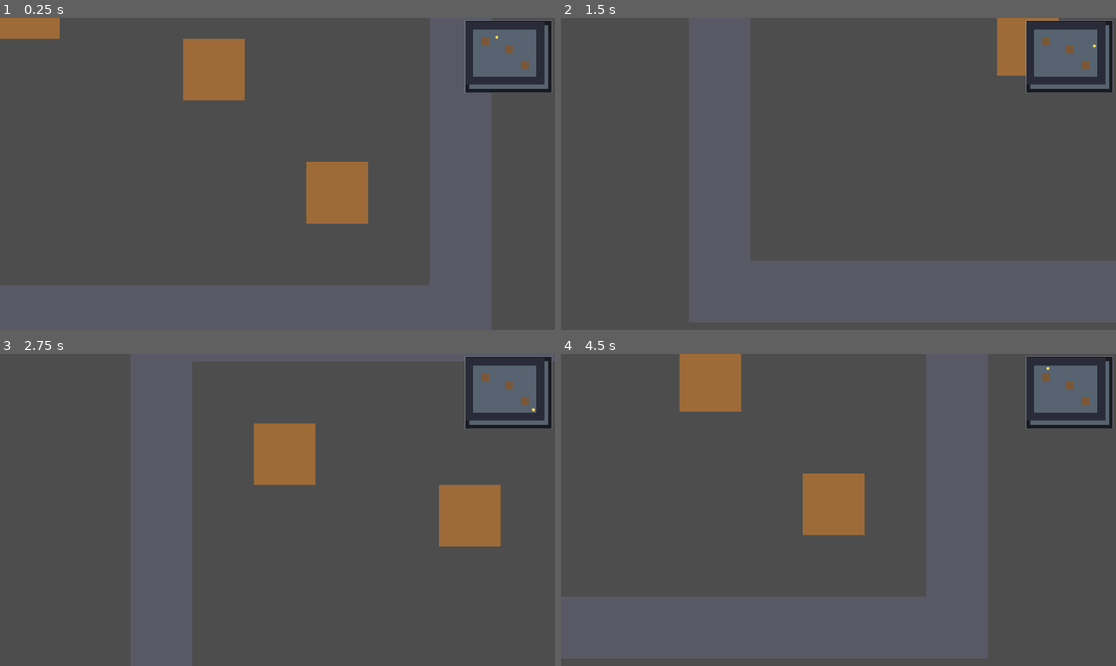
Above: before the commit, frames 1-4 (two rows, left to right).
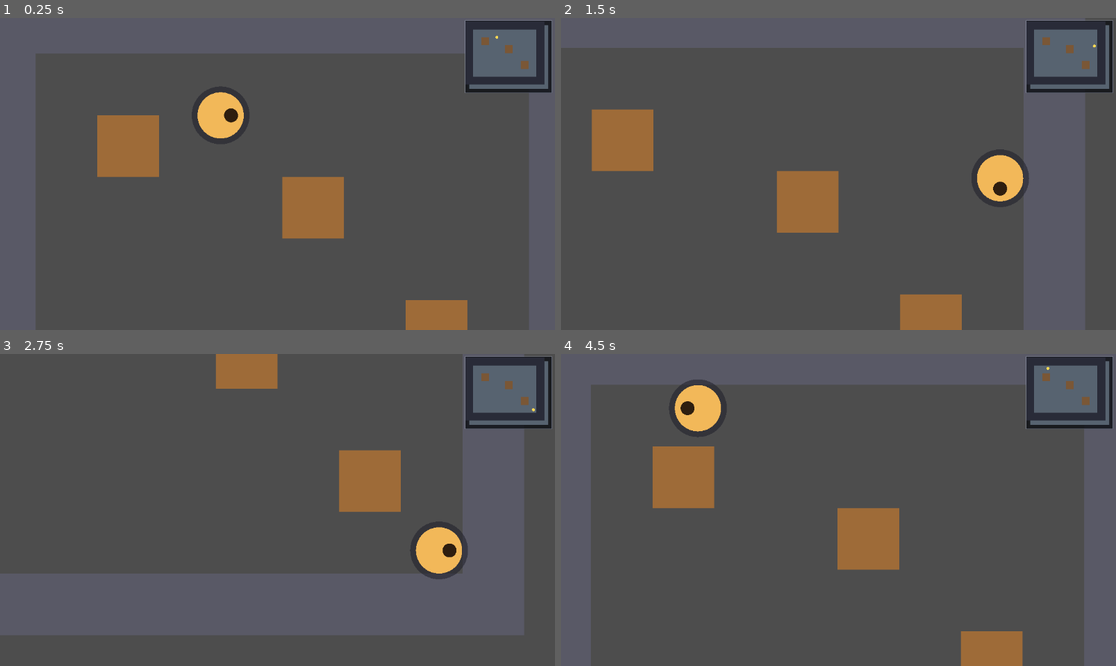
Above: after the commit, the same moments.

Repository: WhenBaconFlies/ProjectRenai
Game: Godot game, scene res://scenes/DebugStart.tscn
The game is run twice, just before and just after one commit, with the same random seed, the same clock (stepped at 60 frames per second) and the same inputs.
Inputs:
- Up to frame 1 (0.25 s): no input
- Up to frame 2 (1.5 s): hold D (move_right) 0.53-1.28 s; hold S (move_down) from 1.28 s (still down)
- Up to frame 3 (2.75 s): release S (move_down) at 2.03 s; hold D (move_right) from 2.03 s (still down)
- Up to frame 4 (4.5 s): tap Enter at 2.75 s; release D (move_right) at 2.78 s; hold W (move_up) 2.78-3.53 s; hold A (move_left) from 3.53 s (still down)

The runs differ from the first frame. In frame 1, 44% of the frame differs, in the area x 0-100%, y 0-100%; in frame 2, 40%; in frame 3, 39%; in frame 4, 45%.

Commit message:
Fix ticket 009 inverted camera follow (raw map limits, parented camera)

Diff:
--- a/scenes/Game.tscn
+++ b/scenes/Game.tscn
@@ -24,10 +24,9 @@
 [node name="CollisionShape2D" type="CollisionShape2D" parent="Player"]
 shape = SubResource("CircleShape2D_player")
 
-[node name="FollowCamera" type="Camera2D" parent="."]
+[node name="FollowCamera" type="Camera2D" parent="Player"]
 script = ExtResource("4_camera")
-player_path = NodePath("../Player")
-map_renderer_path = NodePath("../MapRenderer")
+map_renderer_path = NodePath("../../MapRenderer")
 zoom_level = 8.0
 smoothing_speed = 10.0
 
--- a/scripts/FollowCamera.gd
+++ b/scripts/FollowCamera.gd
@@ -3,20 +3,24 @@
 
 ## FollowCamera
 ##
-## Smooth-follow camera for the v1 slice. Each frame the camera targets the
-## player's position and relies on Camera2D's built-in position smoothing so
-## motion stays fluid even while the player moves in discrete physics ticks.
+## Smooth-follow camera for the v1 slice. The camera is a CHILD of the player,
+## so it inherits the player's transform automatically; Camera2D's built-in
+## position smoothing adds the lag that makes motion feel fluid.
+##
+## Important: do not write `global_position` from a script every frame while
+## smoothing is enabled. That fights Camera2D's internal smoothing state and
+## makes the view drift the wrong way (observed as an inverted follow). Moving
+## the parent is the intended way to drive a smoothed Camera2D.
 ##
 ## The map is tiny (160x128 px on the default resource), so the camera is
 ## zoomed in by default to make follow visible and to make the minimap useful.
-## Camera limits are derived from the rendered map's pixel dimensions and
-## applied to the smoothed position to avoid overshooting past map edges.
-
-## NodePath (relative to this camera) of the player to follow.
-@export var player_path: NodePath = ^"../Player"
+## Camera limits are the rendered map's raw pixel bounds. Godot already
+## accounts for viewport size and zoom when clamping, so insetting the limits
+## by half the view double-compensates and breaks follow (verified: an inset
+## range made the camera drift opposite to the player).
 
 ## NodePath (relative to this camera) of the MapRenderer supplying map bounds.
-@export var map_renderer_path: NodePath = ^"../MapRenderer"
+@export var map_renderer_path: NodePath = ^"../../MapRenderer"
 
 ## Positive values zoom in. 8 keeps the default 160x128 map larger than the
 ## viewport so the camera actually travels as the player moves.
@@ -29,28 +33,25 @@
 @export var clamp_to_map: bool = true
 
 
-var _player: Node2D
 var _renderer: MapRenderer
 var _map_pixel_size: Vector2i = Vector2i.ZERO
 var _last_map: Map = null
 
 
 func _ready() -> void:
+	# Local zero: the parent (player) supplies the world position.
+	position = Vector2.ZERO
 	zoom = Vector2(zoom_level, zoom_level)
 	position_smoothing_enabled = true
 	position_smoothing_speed = smoothing_speed
 	# Apply limits after smoothing so the view never drifts past the map edge.
 	limit_smoothed = true
-	# Defer so sibling nodes (player + renderer) have completed _ready().
+	# Defer so the renderer (an ancestor's sibling) has completed _ready().
 	call_deferred("_resolve_nodes")
 
 
-## Resolve node references and derive camera limits from the rendered map.
+## Resolve the renderer and derive camera limits from the rendered map.
 func _resolve_nodes() -> void:
-	_player = get_node_or_null(player_path) as Node2D
-	if _player == null:
-		push_warning("FollowCamera: player node not found; camera will not follow")
-
 	_renderer = get_node_or_null(map_renderer_path) as MapRenderer
 	_refresh_map_bounds()
 	# Re-derive limits if the window is resized (view size affects margins).
@@ -59,9 +60,9 @@
 		viewport.size_changed.connect(_on_viewport_resized)
 
 
-## Re-read the renderer's current map and recalculate bounds. Called on load,
-## on map swaps (MapRenderer.render is re-entrant), and never on resize — the
-## cached extents are reused there via _on_viewport_resized().
+## Re-read the renderer's current map and recalculate bounds. Called on load
+## and on map swaps (MapRenderer.render is re-entrant). Resize reuses the
+## cached extents via _on_viewport_resized().
 func _refresh_map_bounds() -> void:
 	if _renderer == null or _renderer.map == null:
 		_map_pixel_size = Vector2i.ZERO
@@ -76,37 +77,24 @@
 	_apply_limits()
 
 
-## Clamp the camera so the visible rectangle stays inside the map. Godot's raw
-## limits only clamp the camera centre; at zoom > 1 that would still reveal
-## empty space past the map edges, so the margins account for zoom/viewport.
+## Clamp the view to the map's raw pixel bounds. Godot's Camera2D clamps the
+## centre using the viewport and zoom itself, so passing raw bounds keeps the
+## visible rectangle inside the map without any manual margin arithmetic.
 func _apply_limits() -> void:
 	if not clamp_to_map or _map_pixel_size.x <= 0 or _map_pixel_size.y <= 0:
 		return
-	var view_size: Vector2 = get_viewport_rect().size
-	var half_view_x: float = view_size.x / (2.0 * maxf(absf(zoom.x), 0.001))
-	var half_view_y: float = view_size.y / (2.0 * maxf(absf(zoom.y), 0.001))
-	limit_left = _axis_limit(_map_pixel_size.x, half_view_x)
-	limit_right = _map_pixel_size.x - limit_left
-	limit_top = _axis_limit(_map_pixel_size.y, half_view_y)
-	limit_bottom = _map_pixel_size.y - limit_top
-
-
-## Low bound for one axis. If the map is smaller than the view, pin the camera
-## to the map's centre; otherwise keep the view inside the map bounds.
-func _axis_limit(map_extent: int, half_view: float) -> int:
-	if float(map_extent) <= half_view * 2.0:
-		# floor() keeps limit_left <= limit_right even for odd extents.
-		return int(floor(float(map_extent) * 0.5))
-	return int(round(half_view))
+	limit_left = 0
+	limit_top = 0
+	limit_right = _map_pixel_size.x
+	limit_bottom = _map_pixel_size.y
 
 
 func _on_viewport_resized() -> void:
+	# Raw bounds are viewport-independent; kept so external changes still apply.
 	_apply_limits()
 
 
-## Track the player. Camera2D smoothing interpolates toward this target.
+## Only map swaps need attention here; following is handled by the parent.
 func _process(_delta: float) -> void:
 	if _renderer != null and _renderer.map != _last_map:
 		_refresh_map_bounds()
-	if _player != null:
-		global_position = _player.global_position
Not shown, changed: doc/code-review/codereview-ticket-009-free-movement-camera-minimap.md
Not shown, changed: doc/idea-v1-decisions.md
